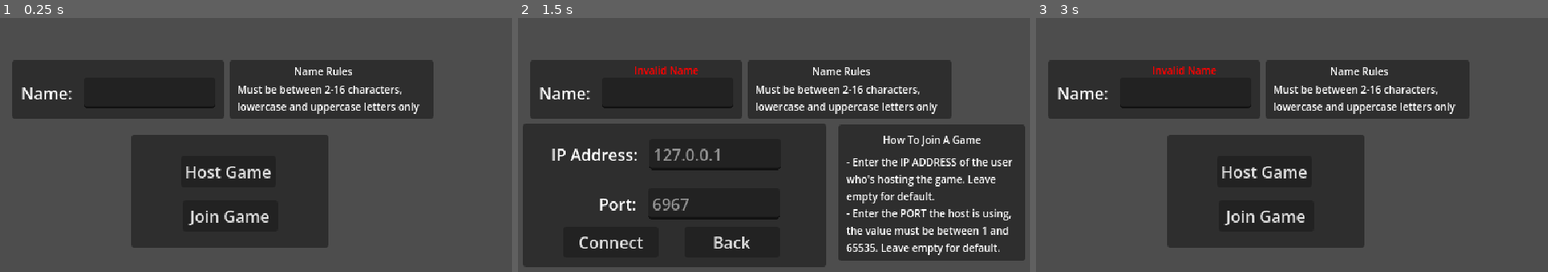
Above: before the commit, frames 1-3 (left to right).
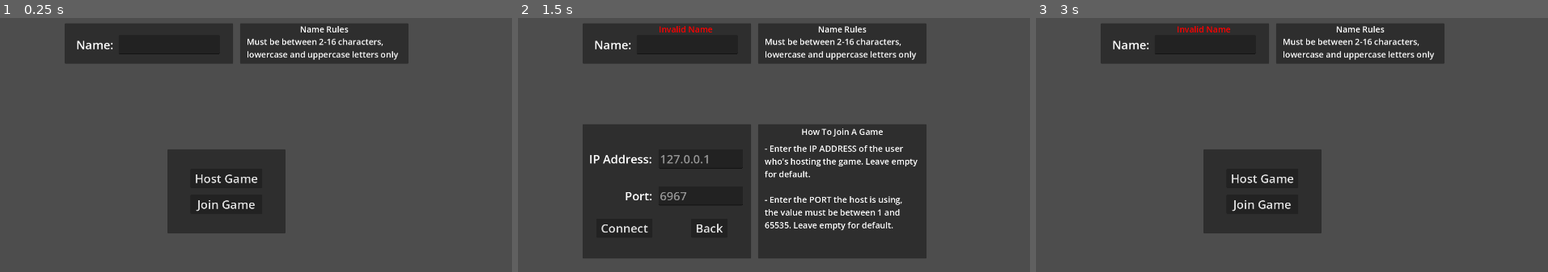
Above: after the commit, the same moments.

Repository: CUGG-2025-Puzzlers/hex-arena
Game: Godot game, scene res://scenes/title_screen.tscn
Same seed, same stepped clock (60 frames per second), same inputs: the game is played once before the commit and once after it. The project has no main scene, so this scene is started directly.
Inputs:
- Up to frame 1 (0.25 s): no input
- Up to frame 2 (1.5 s): click "Host Game" at 0.5 s; click "Join Game" at 1.25 s
- Up to frame 3 (3 s): click "Connect" at 2 s; click "Back" at 2.75 s

The runs differ from the first frame. In frame 1, 37% of the frame differs, in the area x 2-85%, y 2-91%; in frame 2, 52%, in the area x 0-100%, y 2-99%; in frame 3, 37%.

Commit message:
Increased viewport size to 1080p

Diff:
--- a/project.godot
+++ b/project.godot
@@ -22,8 +22,8 @@
 
 [display]
 
-window/size/viewport_width=640
-window/size/viewport_height=360
+window/size/viewport_width=1920
+window/size/viewport_height=1080
 window/size/window_width_override=1280
 window/size/window_height_override=720
 window/stretch/mode="viewport"
--- a/scenes/character_select.tscn
+++ b/scenes/character_select.tscn
@@ -6,29 +6,31 @@
 script = ExtResource("1_x8mhf")
 
 [node name="PlayerInfoPanel" type="Panel" parent="." unique_id=503751340]
-offset_right = 317.0
-offset_bottom = 40.0
+offset_right = 950.0
+offset_bottom = 100.0
 
 [node name="LocalPlayerName" type="Label" parent="PlayerInfoPanel" unique_id=1331055825]
 unique_name_in_owner = true
 layout_mode = 0
-offset_left = 9.0
-offset_top = 9.0
-offset_right = 308.0
-offset_bottom = 32.0
+offset_left = 20.0
+offset_top = 10.0
+offset_right = 930.0
+offset_bottom = 90.0
+theme_override_font_sizes/font_size = 50
 text = "Waiting for player..."
 
 [node name="PlayerInfoPanel2" type="Panel" parent="." unique_id=1987327392]
-offset_left = 322.0
-offset_right = 639.0
-offset_bottom = 40.0
+offset_left = 970.0
+offset_right = 1920.0
+offset_bottom = 100.0
 
 [node name="RemotePlayerName" type="Label" parent="PlayerInfoPanel2" unique_id=1738674220]
 unique_name_in_owner = true
 layout_mode = 0
-offset_left = 9.0
-offset_top = 9.0
-offset_right = 308.0
-offset_bottom = 32.0
+offset_left = 20.0
+offset_top = 10.0
+offset_right = 930.0
+offset_bottom = 90.0
+theme_override_font_sizes/font_size = 50
 text = "Waiting for player..."
 horizontal_alignment = 2
--- a/scenes/title_screen.tscn
+++ b/scenes/title_screen.tscn
@@ -7,229 +7,262 @@
 
 [node name="MainPanel" type="Panel" parent="." unique_id=2096537197]
 unique_name_in_owner = true
+anchors_preset = 8
+anchor_left = 0.5
+anchor_top = 0.5
+anchor_right = 0.5
+anchor_bottom = 0.5
+offset_left = 785.0
+offset_top = 415.0
+offset_right = 1135.0
+offset_bottom = 665.0
+grow_horizontal = 2
+grow_vertical = 2
+
+[node name="CenterContainer" type="CenterContainer" parent="MainPanel" unique_id=1133559526]
+layout_mode = 1
+anchors_preset = 15
+anchor_right = 1.0
+anchor_bottom = 1.0
+grow_horizontal = 2
+grow_vertical = 2
+
+[node name="VBoxContainer" type="VBoxContainer" parent="MainPanel/CenterContainer" unique_id=143864159]
+layout_mode = 2
+theme_override_constants/separation = 20
+
+[node name="HostGameButton" type="Button" parent="MainPanel/CenterContainer/VBoxContainer" unique_id=75787454]
+unique_name_in_owner = true
+layout_mode = 2
+theme_override_font_sizes/font_size = 35
+text = " Host Game "
+
+[node name="JoinGameButton" type="Button" parent="MainPanel/CenterContainer/VBoxContainer" unique_id=1984129057]
+unique_name_in_owner = true
+layout_mode = 2
+theme_override_font_sizes/font_size = 35
+text = "Join Game"
+
+[node name="NameContainer" type="HBoxContainer" parent="." unique_id=7973569]
+offset_left = 480.0
+offset_top = 40.0
+offset_right = 1500.0
+offset_bottom = 160.0
+theme_override_constants/separation = 20
+
+[node name="NamePanel" type="Panel" parent="NameContainer" unique_id=215951254]
+custom_minimum_size = Vector2(500, 120)
+layout_mode = 2
+
+[node name="NameErrorLabel" type="Label" parent="NameContainer/NamePanel" unique_id=1417586793]
+unique_name_in_owner = true
+layout_mode = 0
 offset_left = 226.0
-offset_top = 124.0
-offset_right = 421.0
-offset_bottom = 236.0
-
-[node name="HostGameButton" type="Button" parent="MainPanel" unique_id=75787454]
-unique_name_in_owner = true
-layout_mode = 0
-offset_left = 49.0
-offset_top = 21.0
-offset_right = 143.0
-offset_bottom = 52.0
-text = "Host Game"
-
-[node name="JoinGameButton" type="Button" parent="MainPanel" unique_id=1984129057]
-unique_name_in_owner = true
-layout_mode = 0
-offset_left = 51.0
-offset_top = 65.0
-offset_right = 145.0
-offset_bottom = 96.0
-text = "Join Game"
-
-[node name="NamePanel" type="Panel" parent="." unique_id=215951254]
-offset_left = 108.0
-offset_top = 50.0
-offset_right = 318.0
-offset_bottom = 108.0
-
-[node name="NameInfoPanel" type="Panel" parent="NamePanel" unique_id=282669142]
-layout_mode = 0
-offset_left = 215.0
-offset_right = 417.0
-offset_bottom = 58.0
-
-[node name="Title" type="Label" parent="NamePanel/NameInfoPanel" unique_id=1159234265]
-layout_mode = 0
-offset_left = 5.0
-offset_top = 2.0
-offset_right = 182.0
-offset_bottom = 20.0
+offset_right = 386.0
+offset_bottom = 35.0
+theme_override_colors/font_color = Color(1, 0, 0, 1)
+theme_override_font_sizes/font_size = 25
+text = "Invalid Name"
+horizontal_alignment = 1
+vertical_alignment = 1
+
+[node name="NameLabel" type="Label" parent="NameContainer/NamePanel" unique_id=1519482048]
+layout_mode = 0
+offset_left = 4.0
+offset_top = 39.0
+offset_right = 154.0
+offset_bottom = 89.0
+theme_override_font_sizes/font_size = 35
+text = "Name: "
+horizontal_alignment = 2
+vertical_alignment = 1
+
+[node name="NameLineEdit" type="LineEdit" parent="NameContainer/NamePanel" unique_id=253069408]
+unique_name_in_owner = true
+layout_mode = 0
+offset_left = 160.0
+offset_top = 35.0
+offset_right = 460.0
+offset_bottom = 92.0
+theme_override_font_sizes/font_size = 35
+max_length = 16
+
+[node name="NameInfoPanel" type="Panel" parent="NameContainer" unique_id=282669142]
+custom_minimum_size = Vector2(500, 110)
+layout_mode = 2
+
+[node name="Title" type="Label" parent="NameContainer/NameInfoPanel" unique_id=1159234265]
+layout_mode = 0
+offset_left = 150.0
+offset_right = 350.0
+offset_bottom = 35.0
 theme_override_colors/font_color = Color(1, 1, 1, 1)
-theme_override_font_sizes/font_size = 10
+theme_override_font_sizes/font_size = 25
 text = "Name Rules"
 horizontal_alignment = 1
 vertical_alignment = 1
 
-[node name="Description" type="Label" parent="NamePanel/NameInfoPanel" unique_id=1450701704]
-layout_mode = 0
-offset_left = 8.0
-offset_top = 22.0
-offset_right = 195.0
-offset_bottom = 57.0
-theme_override_font_sizes/font_size = 10
+[node name="Description" type="Label" parent="NameContainer/NameInfoPanel" unique_id=1450701704]
+layout_mode = 0
+offset_left = 20.0
+offset_top = 37.0
+offset_right = 480.0
+offset_bottom = 110.0
+theme_override_font_sizes/font_size = 25
 text = "Must be between 2-16 characters, lowercase and uppercase letters only"
 autowrap_mode = 2
 
-[node name="NameField" type="Control" parent="NamePanel" unique_id=1046245223]
-anchors_preset = 0
-offset_right = 209.0
-offset_bottom = 51.0
-
-[node name="NameErrorLabel" type="Label" parent="NamePanel/NameField" unique_id=1417586793]
-unique_name_in_owner = true
-layout_mode = 0
-offset_left = 70.0
-offset_right = 200.0
-offset_bottom = 20.0
+[node name="JoinContainer" type="HBoxContainer" parent="." unique_id=2113765539]
+unique_name_in_owner = true
+offset_left = 480.0
+offset_top = 340.0
+offset_right = 1500.0
+offset_bottom = 740.0
+theme_override_constants/separation = 20
+
+[node name="JoinPanel" type="Panel" parent="JoinContainer" unique_id=695321650]
+custom_minimum_size = Vector2(500, 400)
+layout_mode = 2
+
+[node name="CenterContainer" type="CenterContainer" parent="JoinContainer/JoinPanel" unique_id=1936349280]
+layout_mode = 1
+anchors_preset = 15
+anchor_right = 1.0
+anchor_bottom = 1.0
+grow_horizontal = 2
+grow_vertical = 2
+
+[node name="VBoxContainer" type="VBoxContainer" parent="JoinContainer/JoinPanel/CenterContainer" unique_id=1280948475]
+layout_mode = 2
+theme_override_constants/separation = 10
+
+[node name="IPField" type="Control" parent="JoinContainer/JoinPanel/CenterContainer/VBoxContainer" unique_id=913333004]
+custom_minimum_size = Vector2(500, 100)
+layout_mode = 2
+size_flags_vertical = 0
+
+[node name="IPErrorLabel" type="Label" parent="JoinContainer/JoinPanel/CenterContainer/VBoxContainer/IPField" unique_id=1581729105]
+unique_name_in_owner = true
+layout_mode = 0
+offset_left = 225.0
+offset_right = 475.0
+offset_bottom = 35.0
 theme_override_colors/font_color = Color(1, 0, 0, 1)
-theme_override_font_sizes/font_size = 10
-text = "Invalid Name"
-horizontal_alignment = 1
-vertical_alignment = 1
-
-[node name="NameLabel" type="Label" parent="NamePanel/NameField" unique_id=1519482048]
-layout_mode = 0
-offset_left = 4.0
-offset_top = 17.0
-offset_right = 64.0
-offset_bottom = 48.0
-text = "Name: "
+theme_override_font_sizes/font_size = 25
+text = "Invalid IP Address"
+horizontal_alignment = 1
+vertical_alignment = 1
+
+[node name="IPLabel" type="Label" parent="JoinContainer/JoinPanel/CenterContainer/VBoxContainer/IPField" unique_id=756439528]
+layout_mode = 0
+offset_left = 15.0
+offset_top = 35.0
+offset_right = 215.0
+offset_bottom = 92.0
+theme_override_font_sizes/font_size = 35
+text = "IP Address: "
 horizontal_alignment = 2
 vertical_alignment = 1
 
-[node name="NameLineEdit" type="LineEdit" parent="NamePanel/NameField" unique_id=253069408]
-unique_name_in_owner = true
-layout_mode = 0
-offset_left = 71.0
-offset_top = 17.0
-offset_right = 201.0
-offset_bottom = 48.0
-
-[node name="JoinPanel" type="Panel" parent="." unique_id=695321650]
-unique_name_in_owner = true
-offset_left = 101.0
-offset_top = 113.0
-offset_right = 401.0
-offset_bottom = 255.0
-
-[node name="InfoPanel" type="Panel" parent="JoinPanel" unique_id=1860023995]
-unique_name_in_owner = true
-layout_mode = 0
-offset_left = 312.0
-offset_top = 1.0
-offset_right = 497.0
-offset_bottom = 136.0
-
-[node name="Title" type="Label" parent="JoinPanel/InfoPanel" unique_id=1657139735]
-layout_mode = 0
-offset_left = 5.0
-offset_top = 6.0
-offset_right = 182.0
-offset_bottom = 24.0
+[node name="IPLineEdit" type="LineEdit" parent="JoinContainer/JoinPanel/CenterContainer/VBoxContainer/IPField" unique_id=1418683015]
+unique_name_in_owner = true
+layout_mode = 0
+offset_left = 225.0
+offset_top = 35.0
+offset_right = 475.0
+offset_bottom = 92.0
+theme_override_font_sizes/font_size = 35
+placeholder_text = "127.0.0.1"
+max_length = 15
+
+[node name="PortField" type="Control" parent="JoinContainer/JoinPanel/CenterContainer/VBoxContainer" unique_id=1731529964]
+custom_minimum_size = Vector2(0, 100)
+layout_mode = 2
+size_flags_vertical = 0
+
+[node name="PortErrorLabel" type="Label" parent="JoinContainer/JoinPanel/CenterContainer/VBoxContainer/PortField" unique_id=1979254635]
+unique_name_in_owner = true
+layout_mode = 0
+offset_left = 225.0
+offset_right = 475.0
+offset_bottom = 35.0
+theme_override_colors/font_color = Color(1, 0, 0, 1)
+theme_override_font_sizes/font_size = 25
+text = "Invalid Port"
+horizontal_alignment = 1
+vertical_alignment = 1
+
+[node name="PortLabel" type="Label" parent="JoinContainer/JoinPanel/CenterContainer/VBoxContainer/PortField" unique_id=484609462]
+layout_mode = 0
+offset_left = 15.0
+offset_top = 35.0
+offset_right = 215.0
+offset_bottom = 92.0
+theme_override_font_sizes/font_size = 35
+text = "Port: "
+horizontal_alignment = 2
+vertical_alignment = 1
+
+[node name="PortLineEdit" type="LineEdit" parent="JoinContainer/JoinPanel/CenterContainer/VBoxContainer/PortField" unique_id=958010255]
+unique_name_in_owner = true
+layout_mode = 0
+offset_left = 225.0
+offset_top = 35.0
+offset_right = 475.0
+offset_bottom = 92.0
+theme_override_font_sizes/font_size = 35
+placeholder_text = "6967"
+max_length = 5
+
+[node name="Buttons" type="HBoxContainer" parent="JoinContainer/JoinPanel/CenterContainer/VBoxContainer" unique_id=1481893487]
+custom_minimum_size = Vector2(0, 100)
+layout_mode = 2
+size_flags_vertical = 0
+
+[node name="ConnectButton" type="Button" parent="JoinContainer/JoinPanel/CenterContainer/VBoxContainer/Buttons" unique_id=1759602935]
+unique_name_in_owner = true
+layout_mode = 2
+size_flags_horizontal = 6
+size_flags_vertical = 4
+theme_override_font_sizes/font_size = 35
+text = " Connect "
+
+[node name="BackButton" type="Button" parent="JoinContainer/JoinPanel/CenterContainer/VBoxContainer/Buttons" unique_id=644963433]
+unique_name_in_owner = true
+layout_mode = 2
+size_flags_horizontal = 6
+size_flags_vertical = 4
+theme_override_font_sizes/font_size = 35
+text = " Back "
+
+[node name="InfoPanel" type="Panel" parent="JoinContainer" unique_id=1860023995]
+custom_minimum_size = Vector2(500, 400)
+layout_mode = 2
+
+[node name="Title" type="Label" parent="JoinContainer/InfoPanel" unique_id=1657139735]
+layout_mode = 1
+anchors_preset = 10
+anchor_right = 1.0
+offset_top = 5.0
+offset_bottom = 40.0
+grow_horizontal = 2
 theme_override_colors/font_color = Color(1, 1, 1, 1)
-theme_override_font_sizes/font_size = 10
+theme_override_font_sizes/font_size = 25
 text = "How To Join A Game"
 horizontal_alignment = 1
 vertical_alignment = 1
 
-[node name="Description" type="Label" parent="JoinPanel/InfoPanel" unique_id=2068167460]
-layout_mode = 0
-offset_left = 8.0
-offset_top = 30.0
-offset_right = 177.0
-offset_bottom = 131.0
-theme_override_font_sizes/font_size = 10
+[node name="Description" type="Label" parent="JoinContainer/InfoPanel" unique_id=2068167460]
+layout_mode = 1
+anchors_preset = 10
+anchor_right = 1.0
+offset_left = 20.0
+offset_top = 55.0
+offset_right = -20.0
+offset_bottom = 280.0
+grow_horizontal = 2
+theme_override_font_sizes/font_size = 25
 text = "- Enter the IP ADDRESS of the user who's hosting the game. Leave empty for default.
+
 - Enter the PORT the host is using, the value must be between 1 and 65535. Leave empty for default."
 autowrap_mode = 2
-
-[node name="IPField" type="Control" parent="JoinPanel" unique_id=913333004]
-anchors_preset = 0
-offset_top = -1.0
-offset_right = 300.0
-offset_bottom = 50.0
-
-[node name="IPErrorLabel" type="Label" parent="JoinPanel/IPField" unique_id=1581729105]
-unique_name_in_owner = true
-layout_mode = 0
-offset_left = 125.0
-offset_top = -2.0
-offset_right = 255.0
-offset_bottom = 18.0
-theme_override_colors/font_color = Color(1, 0, 0, 1)
-theme_override_font_sizes/font_size = 10
-text = "Invalid IP Address"
-horizontal_alignment = 1
-vertical_alignment = 1
-
-[node name="IPLabel" type="Label" parent="JoinPanel/IPField" unique_id=756439528]
-layout_mode = 0
-offset_left = 14.0
-offset_top = 16.0
-offset_right = 118.0
-offset_bottom = 47.0
-text = "IP Address: "
-horizontal_alignment = 2
-vertical_alignment = 1
-
-[node name="IPLineEdit" type="LineEdit" parent="JoinPanel/IPField" unique_id=1418683015]
-unique_name_in_owner = true
-layout_mode = 0
-offset_left = 125.0
-offset_top = 16.0
-offset_right = 255.0
-offset_bottom = 47.0
-placeholder_text = "127.0.0.1"
-
-[node name="PortField" type="Control" parent="JoinPanel" unique_id=1731529964]
-anchors_preset = 0
-offset_left = -1.0
-offset_top = 50.0
-offset_right = 299.0
-offset_bottom = 99.0
-
-[node name="PortErrorLabel" type="Label" parent="JoinPanel/PortField" unique_id=1979254635]
-unique_name_in_owner = true
-layout_mode = 0
-offset_left = 125.0
-offset_top = -4.0
-offset_right = 256.0
-offset_bottom = 16.0
-theme_override_colors/font_color = Color(1, 0, 0, 1)
-theme_override_font_sizes/font_size = 10
-text = "Invalid Port"
-horizontal_alignment = 1
-vertical_alignment = 1
-
-[node name="PortLabel" type="Label" parent="JoinPanel/PortField" unique_id=484609462]
-layout_mode = 0
-offset_left = 14.0
-offset_top = 14.0
-offset_right = 118.0
-offset_bottom = 45.0
-text = "Port: "
-horizontal_alignment = 2
-vertical_alignment = 1
-
-[node name="PortLineEdit" type="LineEdit" parent="JoinPanel/PortField" unique_id=958010255]
-unique_name_in_owner = true
-layout_mode = 0
-offset_left = 125.0
-offset_top = 14.0
-offset_right = 255.0
-offset_bottom = 45.0
-placeholder_text = "6967"
-
-[node name="ConnectButton" type="Button" parent="JoinPanel" unique_id=1759602935]
-unique_name_in_owner = true
-layout_mode = 0
-offset_left = 40.0
-offset_top = 102.0
-offset_right = 134.0
-offset_bottom = 133.0
-text = "Connect
-"
-
-[node name="BackButton" type="Button" parent="JoinPanel" unique_id=644963433]
-unique_name_in_owner = true
-layout_mode = 0
-offset_left = 160.0
-offset_top = 102.0
-offset_right = 254.0
-offset_bottom = 133.0
-text = "Back
-"
--- a/scripts/title_screen.gd
+++ b/scripts/title_screen.gd
@@ -6,7 +6,7 @@
 @onready var _back_button: Button = %BackButton
 
 @onready var _main_panel: Panel = %MainPanel
-@onready var _join_panel: Panel = %JoinPanel
+@onready var _join_container: Container = %JoinContainer
 
 @onready var _name_line_edit: LineEdit = %NameLineEdit
 @onready var _ip_line_edit: LineEdit = %IPLineEdit
@@ -116,7 +116,7 @@
 	_port_error_label.hide()
 
 	_main_panel.visible = not open
-	_join_panel.visible = open
+	_join_container.visible = open
 
 # Validates the given name
 # Length: 2 - 16 characters
